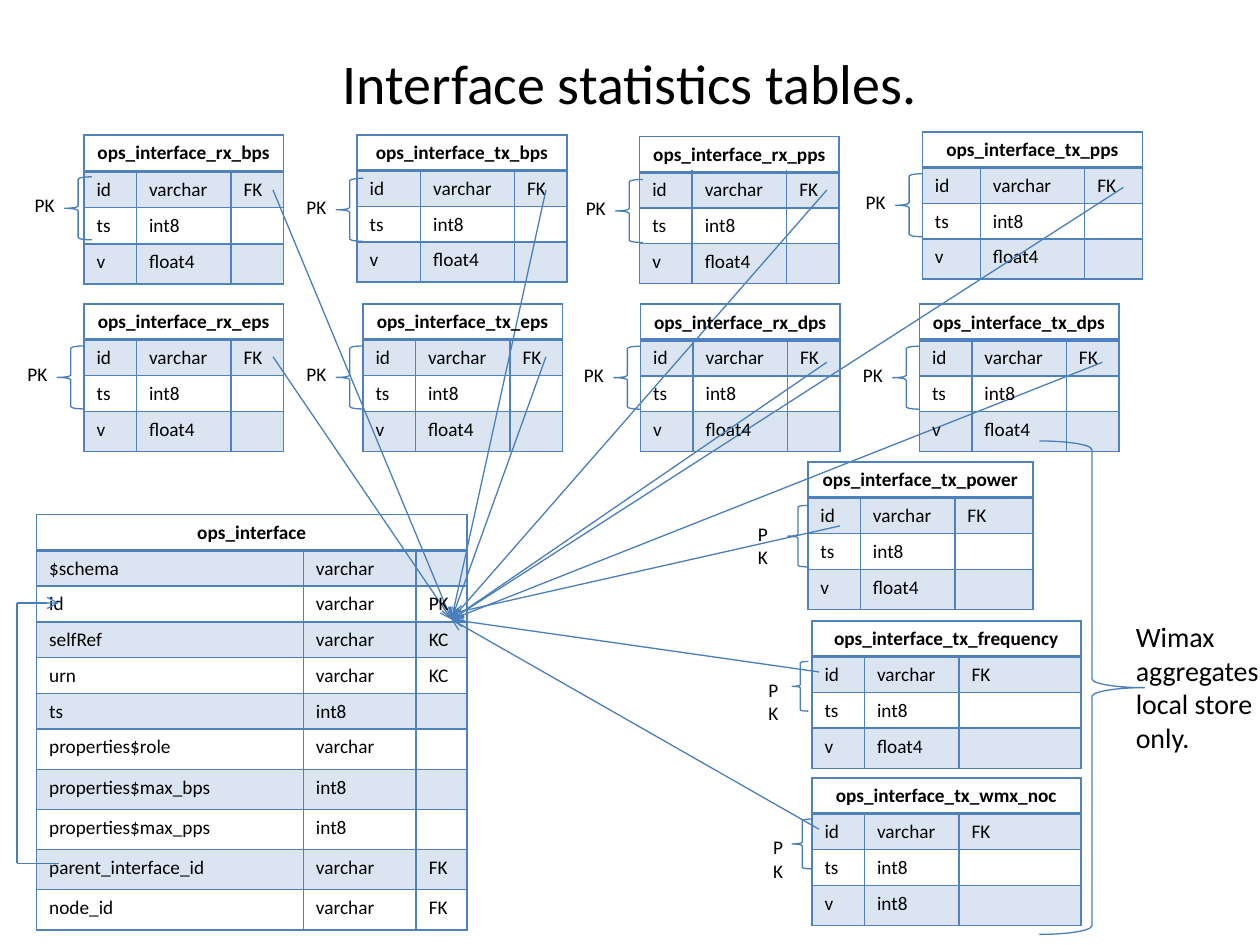
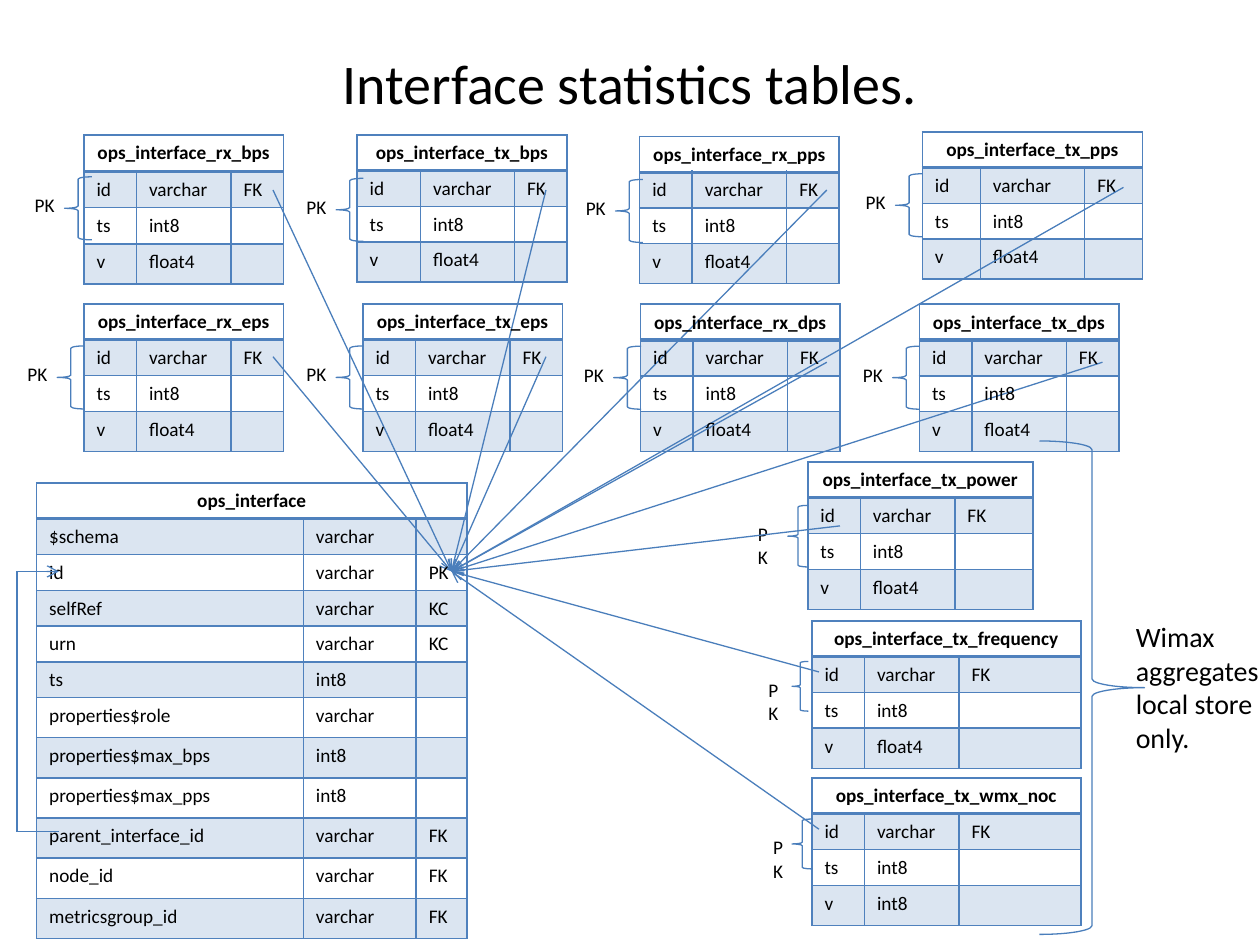
Before and after one commit to tcmitchell/geni-ops-monitoring, a slide deck: slide 10 of doc/slides/Ops Monitoring Tables relations.pptm. Drawn at 1260x945 pixels with LibreOffice and Linux fonts; fonts in the diff are those of the drawing. Boxes give left, top, right and bottom in pixels: in the first picture for what was removed or moved away, otherwise in the second. Text is boxed around its words. In the diff, an @@ line names an element or a change of style, - is before the commit and + after.

Commit message:
Added slides for metrics group tables.

```diff
--- a/doc/slides/Ops Monitoring Tables relations.pptm
+++ b/doc/slides/Ops Monitoring Tables relations.pptm
@@ arrow moved from (273, 190) - (451, 620) to (273, 190) - (451, 572) @@
@@ arrow moved from (1124, 188) - (451, 620) to (1124, 188) - (451, 572) @@
@@ arrow moved from (827, 190) - (451, 620) to (827, 190) - (451, 572) @@
@@ arrow moved from (546, 190) - (451, 620) to (546, 190) - (451, 572) @@
@@ arrow moved from (273, 357) - (451, 620) to (273, 357) - (451, 572) @@
@@ arrow moved from (546, 357) - (451, 620) to (546, 357) - (451, 572) @@
@@ arrow moved from (1102, 362) - (451, 620) to (1102, 362) - (451, 572) @@
@@ arrow moved from (827, 362) - (451, 620) to (827, 362) - (451, 572) @@
@@ table at [37, 483, 467, 937] @@
+row 12: metricsgroup_id | varchar | FK
@@ table: place and size @@
-table at [37, 514, 467, 929]
+table at [37, 483, 467, 937]
@@ arrow moved from (840, 525) - (451, 614) to (840, 525) - (451, 572) @@
@@ 2 lines, 1 arrow: place and size @@
-2 lines, 1 arrow at [16, 604, 59, 863]
+2 lines, 1 arrow at [16, 572, 59, 832]
@@ arrow moved from (819, 829) - (451, 620) to (819, 829) - (451, 572) @@
@@ arrow moved from (819, 672) - (451, 620) to (819, 672) - (451, 572) @@
```
Also in this commit, not shown: 9 other slides changed, 5 slides added.
